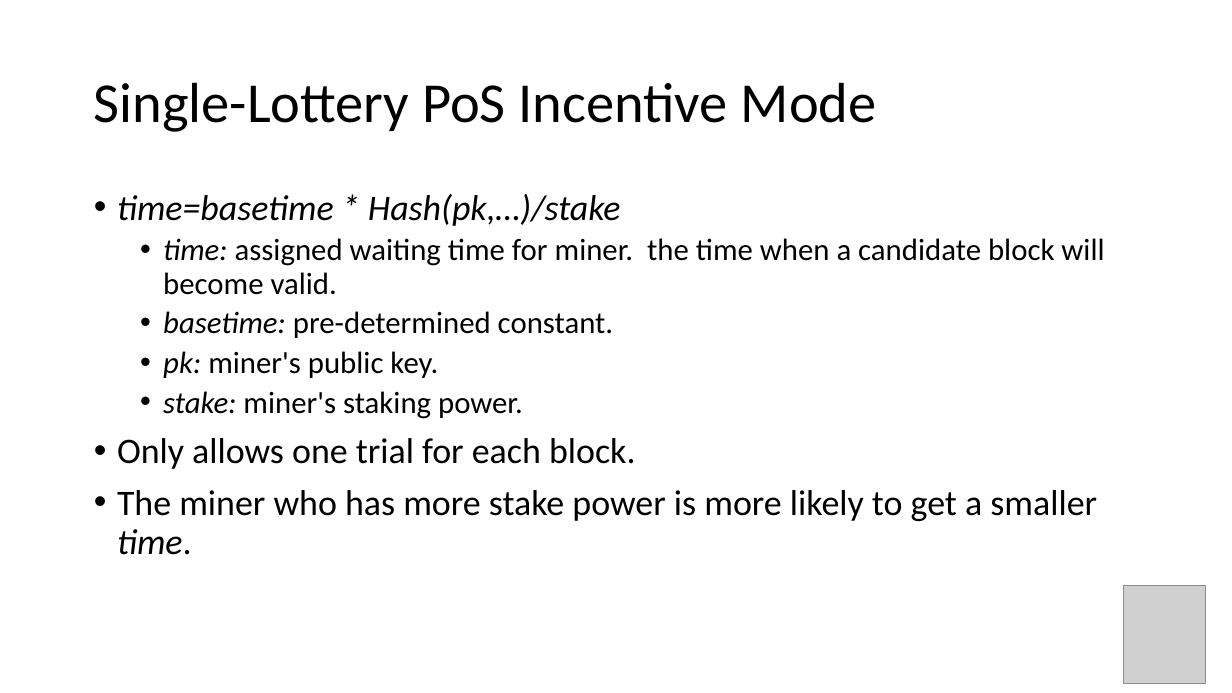
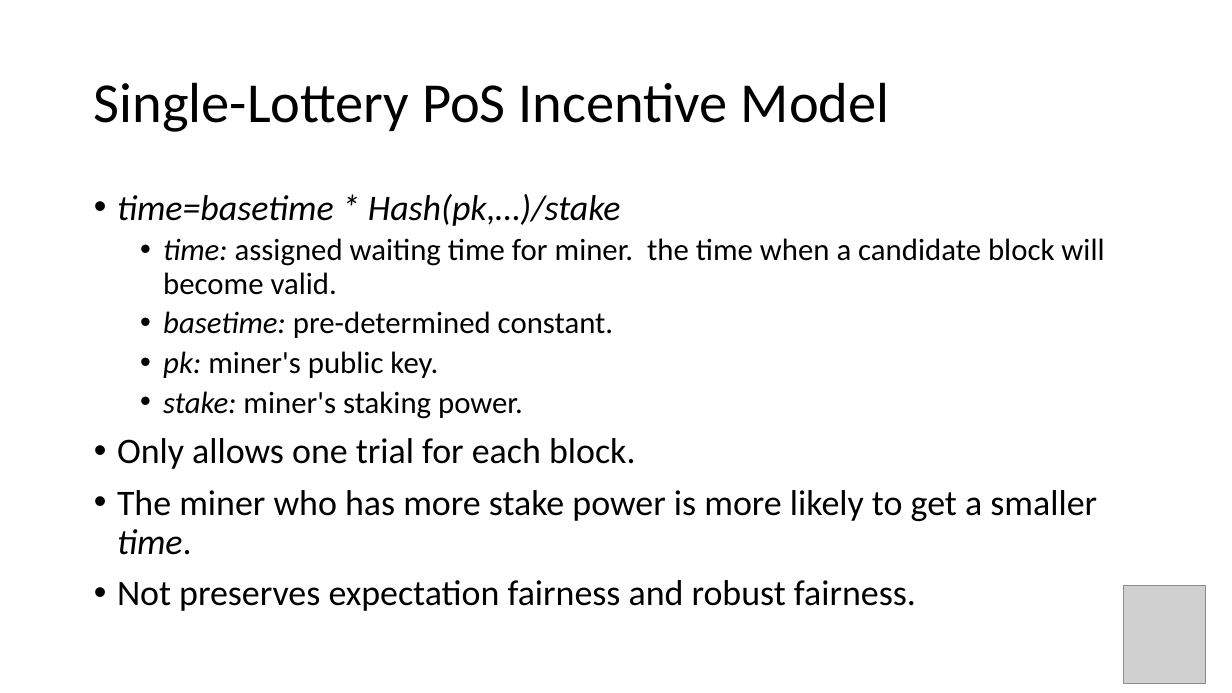
Before and after one commit to DAT650-2022/DAT650-Fairness-Analysis-for-Blockchain-Incentives, a slide deck: slide 5 of intro_pres.pptx. Drawn at 1232x693 pixels with LibreOffice and Linux fonts; fonts in the diff are those of the drawing; grey boxes stand for pictures. Boxes give left, top, right and bottom in pixels: in the first picture for what was removed or moved away, otherwise in the second. Text is boxed around its words. In the diff, an @@ line names an element or a change of style, - is before the commit and + after.

```diff
--- a/intro_pres.pptx
+++ b/intro_pres.pptx
@@ title at (94,82,890,132): text changed @@
-Single-Lottery PoS Incentive Mode
+Single-Lottery PoS Incentive Model
@@ text at (117,580,916,611): paragraph added @@
+• Not preserves expectation fairness and robust fairness.
```
Also in this commit, not shown: 5 other slides changed, 1 slide added.
